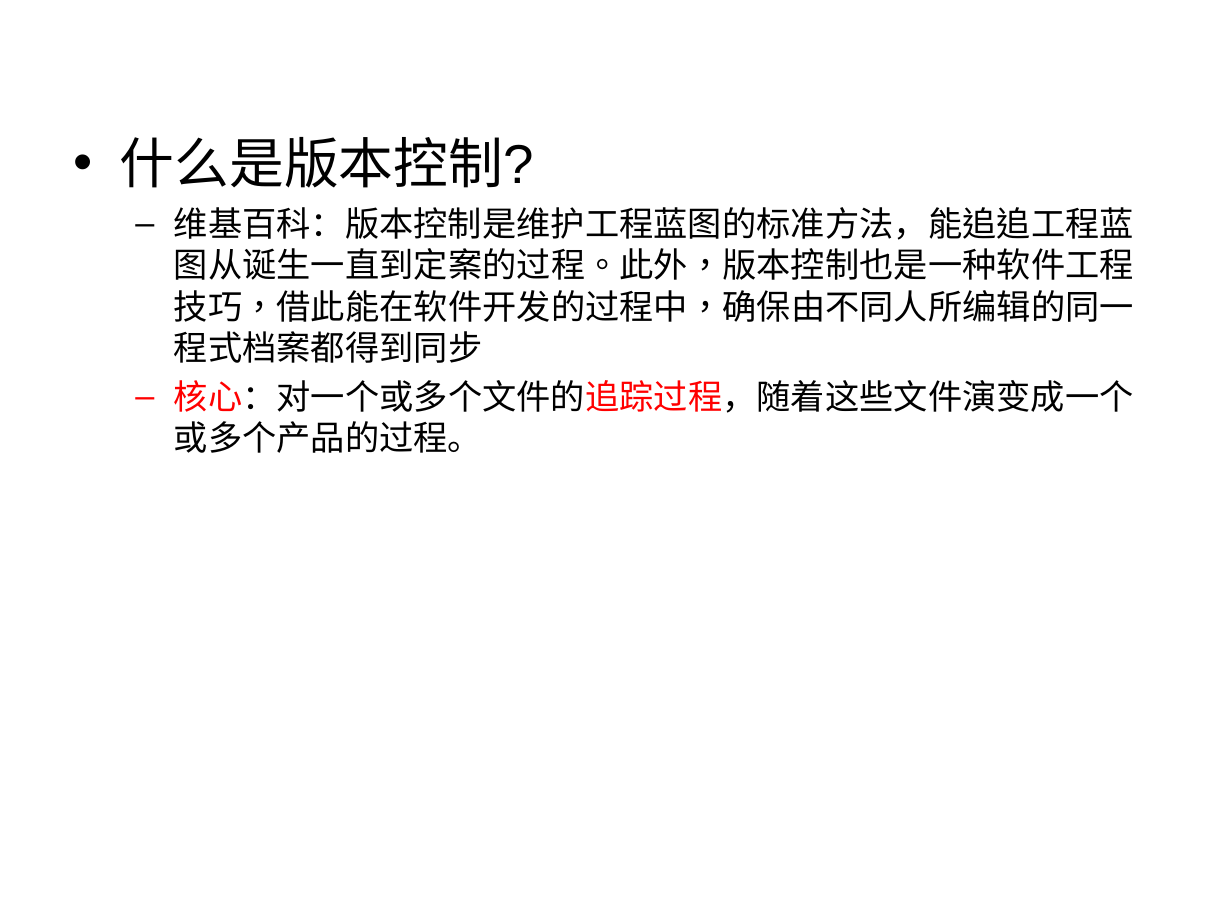
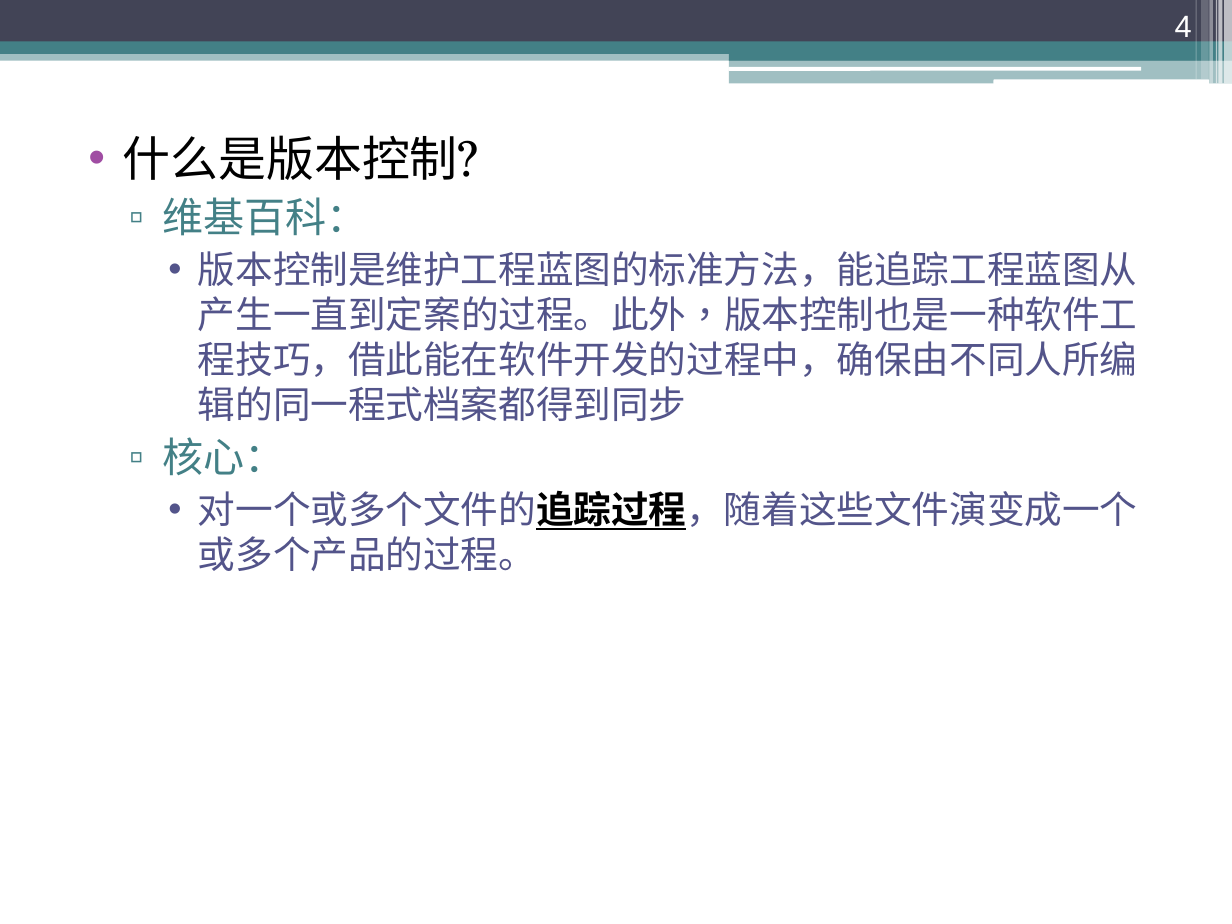
Before and after one commit to Lyon-NEU/Git, a slide deck: slide 4 of git.ppt. Drawn at 1232x924 pixels with LibreOffice and Linux fonts; fonts in the diff are those of the drawing. Boxes give left, top, right and bottom in pixels: in the first picture for what was removed or moved away, otherwise in the second. Text is boxed around its words. In the diff, an @@ line names an element or a change of style, - is before the commit and + after.

```diff
--- a/git.ppt
+++ b/git.ppt
@@ rectangle added at [0, 0, 1232, 42], fill #424456 @@
@@ page number added at [1175, 16, 1192, 37], 18 pt, text #FFFFFF @@
+4
@@ rectangle added at [1195, 0, 1196, 79], fill #FFFFFF at 30% opacity @@
@@ rectangle added at [1201, 0, 1209, 79], fill #FFFFFF at 20% opacity @@
@@ rectangle added at [1210, 0, 1214, 84], fill #FFFFFF at 40% opacity @@
@@ rectangle added at [1216, 0, 1217, 84], fill #FFFFFF at 60% opacity @@
@@ rectangle added at [1218, 0, 1222, 84], fill #FFFFFF at 65% opacity @@
@@ rectangle added at [1225, 0, 1232, 84], fill #FFFFFF at 65% opacity @@
@@ rectangle added at [0, 49, 1232, 60], fill #438086 at 50% opacity @@
@@ rectangle added at [0, 42, 1232, 54], fill #438086 @@
@@ rectangle added at [729, 48, 1232, 60], fill #438086 @@
@@ rectangle added at [729, 59, 1232, 84], fill #438086 at 50% opacity @@
@@ rounded rectangle added at [728, 67, 1141, 70], fill #FFFFFF @@
@@ rounded rectangle added at [993, 79, 1209, 84], fill #FFFFFF @@
@@ text at [123, 135, 479, 180]: size 32 to 28 pt, font Arial to TeX Gyre Schola in "什么是版本控制?"; indent changed; less space between paragraphs; bullet colour #000000 to #A04DA3 @@
@@ text at [162, 197, 1138, 571]: text changed; size 20 to 22 pt; font Arial to TeX Gyre Schola; text colour #000000 to #53548A @@
-  – 维基百科：版本控制是维护工程蓝图的标准方法，能追追工程蓝图从诞生一直到定案的过程。此外，版本控制也是一种软件工程技巧，借此能在软件开发的过程中，确保由不同人所编辑的同一程式档案都得到同步
-  – 核心：对一个或多个文件的追踪过程，随着这些文件演变成一个或多个产品的过程。
+  ▫ 维基百科：
+    • 版本控制是维护工程蓝图的标准方法，能追踪工程蓝图从产生一直到定案的过程。此外，版本控制也是一种软件工程技巧，借此能在软件开发的过程中，确保由不同人所编辑的同一程式档案都得到同步
+  ▫ 核心：
+    • 对一个或多个文件的追踪过程，随着这些文件演变成一个或多个产品的过程。
```
Also in this commit, not shown: 16 other slides changed, 11 slides added, 5 slides removed, 4 other files.
